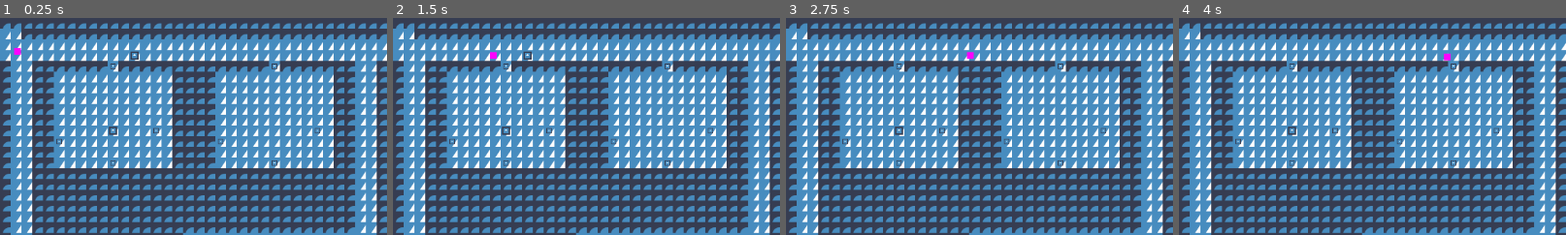
Above: before the commit, frames 1-4 (left to right).
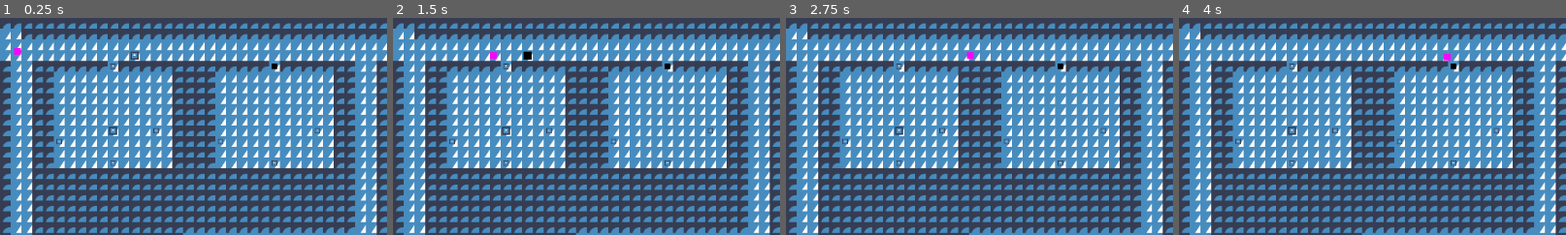
Above: after the commit, the same moments.

Repository: Nathpett/City-Navigation-Project
Game: Godot game, scene res://main.tscn
The game is run twice, just before and just after one commit, with the same random seed, the same clock (stepped at 60 frames per second) and the same inputs. The engine's default icon, where the game draws it, is replaced by a stand-in: a white triangle on a blue panel in a dark square.
Inputs:
- Up to frame 1 (0.25 s): no input
- Up to frame 2 (1.5 s): tap Enter at 0.5 s
- Up to frame 3 (2.75 s): no input
- Up to frame 4 (4 s): no input
The pictures show only the part of the screen within x 0-50%, y 0-50%; the shares and areas given below are measured in that part.

The runs differ from the first frame. In frame 1, less than 0.1% of the frame differs, in the area x 70-72%, y 20-24%; in frame 2, 0.1%, in the area x 33-72%, y 15-24%; in frame 3, less than 0.1%; in frame 4, less than 0.1%.

Commit message:
fixed some bugs in wandering

Diff:
--- a/state/seek.gd
+++ b/state/seek.gd
@@ -9,7 +9,7 @@
 	super.enter()
 	cycle_freq = 1
 	target = parameters["target"]
-
+	target.modulate = Color.BLACK
 	state_owner.navigation_agent.connect("navigation_finished", Callable(self, "_exit_condition_met"))
 
 
--- a/state/wander.gd
+++ b/state/wander.gd
@@ -3,19 +3,25 @@
 
 var target_building
 var stops: Array
+var next_stop
 
 func enter() -> void:
 	super.enter()
 	stops = []
 
-# TODO Why does it wait for a moment at stops?
+
+func pause() -> void:
+	super.pause()
+	stops.insert(0, next_stop)
+
+
 func _physics_process(delta):
 	if stops.size() == 0:
 		populate_stops()
 	if state_owner.navigation_agent.is_navigation_finished():
-		state_owner.set_target(stops.pop_back())
-
-
+		next_stop = stops.pop_front()
+		state_owner.set_target(next_stop.global_position)
+		next_stop.modulate = Color.BLACK
 	if !cycle_timer.is_stopped():
 		return
 
@@ -33,6 +39,6 @@
 
 func populate_stops() -> void:
 	target_building = state_owner.city.random_building()
-	stops.append(target_building.get_node("Enterance").global_position)
+	stops.append(target_building.get_node("Enterance"))
 	var target_goal = target_building.random_goal()
-	stops.append(target_goal.global_position)
+	stops.append(target_goal)
